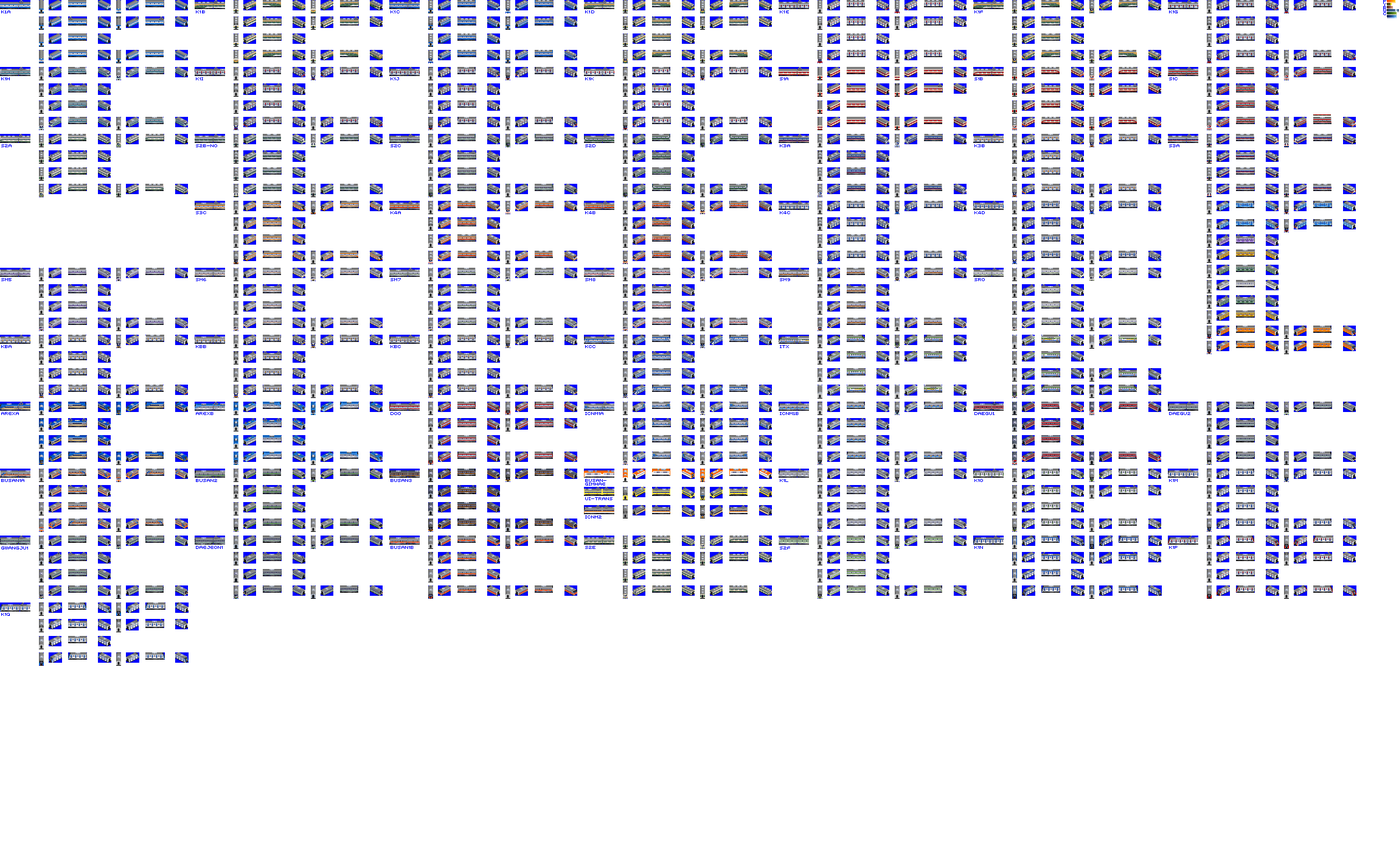
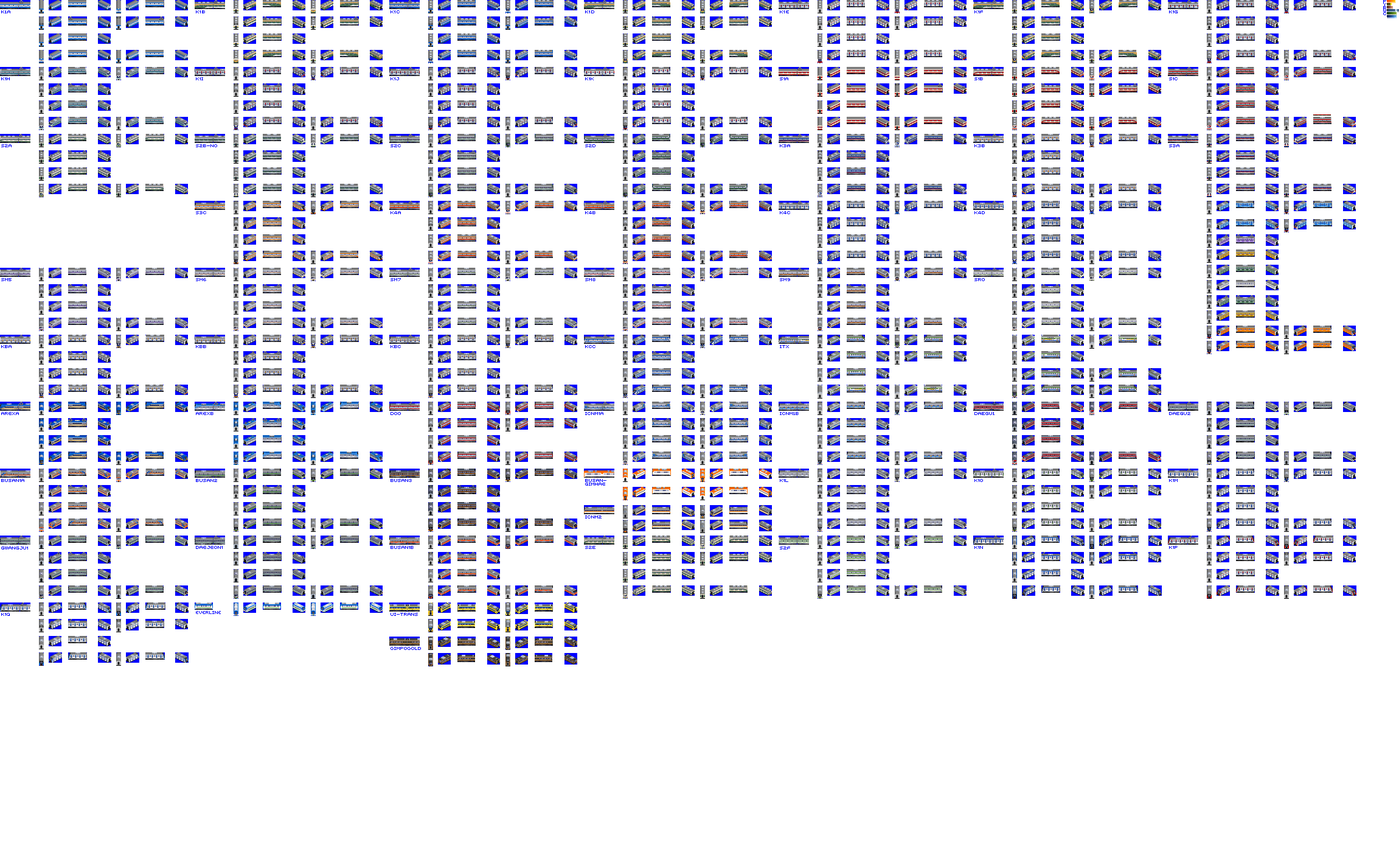
Revision of a layered (1399, 852) image; what changed, layer by layer:
painted on "Sprite" over bbox(194, 468, 772, 667)
